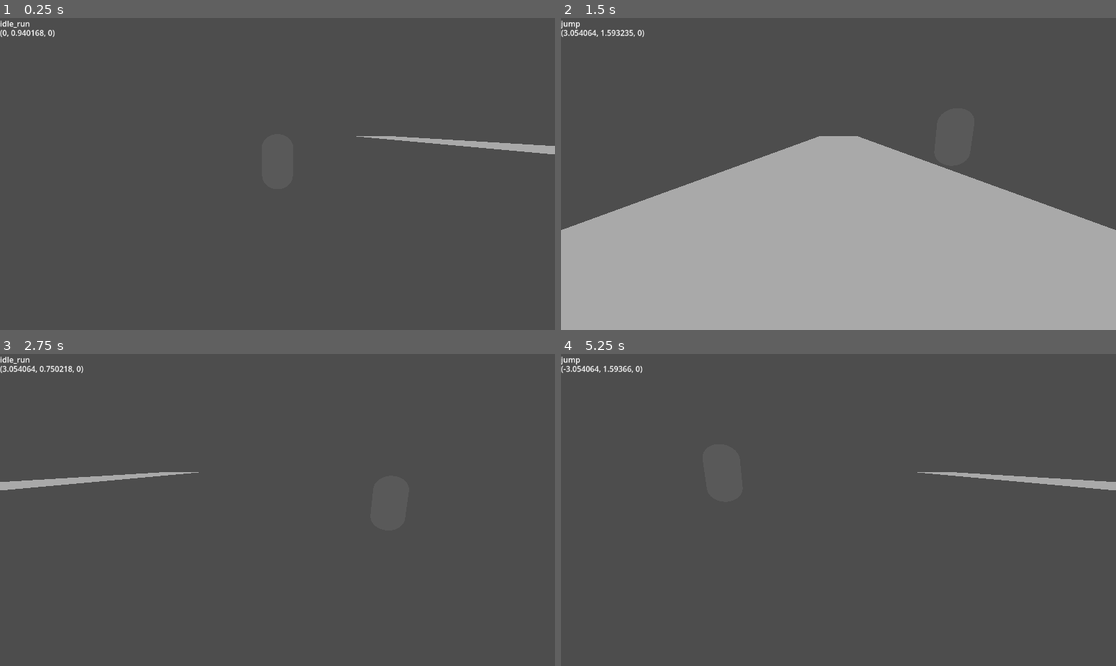
Above: before the commit, frames 1-4 (two rows, left to right).
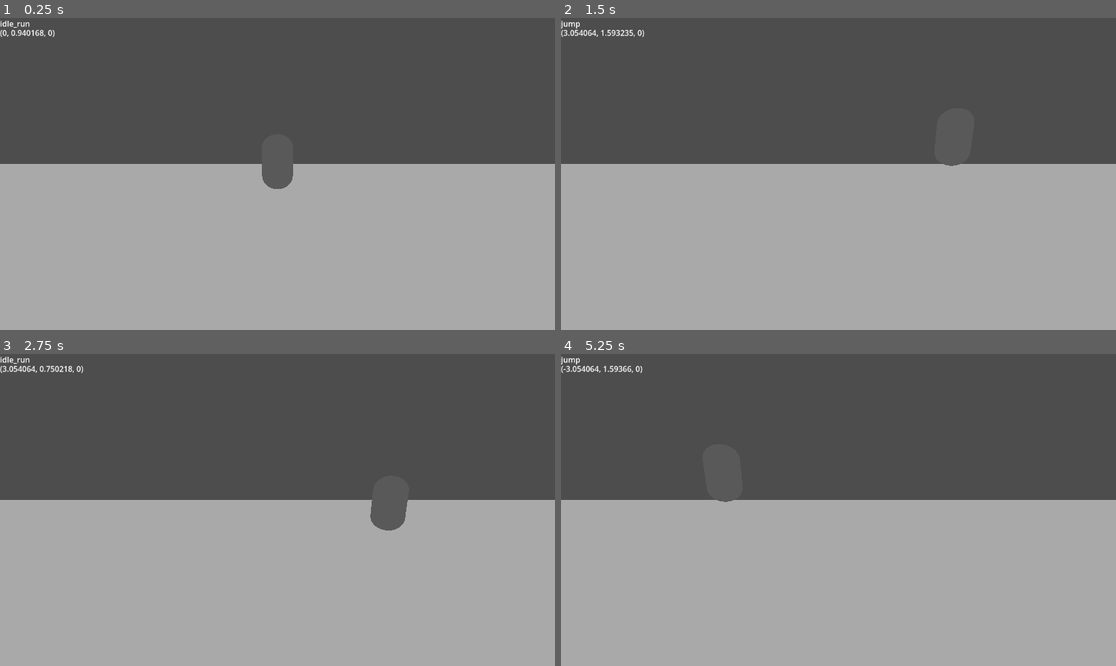
Above: after the commit, the same moments.

Repository: SHyguymoll/EternityGame_STRTeam
Game: Godot game, scene res://scenes/game.tscn
Two runs of this game, one before a commit and one after it. Both use one fixed random seed, a clock stepped at 60 frames per second and the inputs below.
Inputs:
- Up to frame 1 (0.25 s): no input
- Up to frame 2 (1.5 s): hold Right (player_right) 0.53-1.28 s; tap X (player_jump) at 0.77 s; hold Down (player_down) from 1.28 s (still down)
- Up to frame 3 (2.75 s): tap X (player_jump) at 1.52 s; release Down (player_down) at 2.03 s; hold Right (player_right) from 2.03 s (still down)
- Up to frame 4 (5.25 s): tap X (player_jump) at 3.02, 3.77, 4.52 s; release Right (player_right) at 3.53 s; hold Left (player_left) 3.53-5.03 s; hold Down (player_down) from 5.03 s (still down)

The runs differ from the first frame. In frame 1, 53% of the frame differs, in the area x 0-100%, y 37-100%; in frame 2, 8.8%; in frame 3, 53%; in frame 4, 54%.

Commit message:
holder for enemies & a destroyer for freeing them

Diff:
--- a/scenes/game.tscn
+++ b/scenes/game.tscn
@@ -1,7 +1,8 @@
-[gd_scene load_steps=10 format=3 uid="uid://br76acg3nulm6"]
+[gd_scene load_steps=11 format=3 uid="uid://br76acg3nulm6"]
 
 [ext_resource type="Script" path="res://scripts/game.gd" id="1_sth8l"]
 [ext_resource type="PackedScene" uid="uid://cvbltewnhlav" path="res://scenes/player.tscn" id="2_fh20e"]
+[ext_resource type="Script" path="res://scripts/enemydestroyer.gd" id="3_4ej1v"]
 
 [sub_resource type="Sky" id="Sky_ewpfr"]
 
@@ -14,7 +15,7 @@
 
 [sub_resource type="PlaneMesh" id="PlaneMesh_bvesg"]
 material = SubResource("StandardMaterial3D_olwsu")
-size = Vector2(10, 100)
+size = Vector2(100, 10)
 
 [sub_resource type="BoxShape3D" id="BoxShape3D_k4m8b"]
 size = Vector3(1, 22.1912, 21.8611)
@@ -57,3 +58,12 @@
 
 [node name="CollisionShape3D" type="CollisionShape3D" parent="WorldCollide"]
 shape = SubResource("WorldBoundaryShape3D_1v2xh")
+
+[node name="Enemies" type="Node3D" parent="."]
+
+[node name="EnemyDestroyer" type="Area3D" parent="."]
+collision_layer = 0
+collision_mask = 4
+script = ExtResource("3_4ej1v")
+
+[connection signal="area_entered" from="EnemyDestroyer" to="." method="_on_enemy_destroyer_area_entered"]
--- /dev/null
+++ b/scripts/enemydestroyer.gd
@@ -0,0 +1 @@
+extends Area3D
--- a/scripts/game.gd
+++ b/scripts/game.gd
@@ -4,4 +4,6 @@
 
 func _process(delta: float) -> void:
 	_ground.position.x = fmod(_ground.position.x - (delta * 100), 100)
+func _on_enemy_destroyer_area_entered(area: Area3D) -> void:
+	area.queue_free()
 	pass
